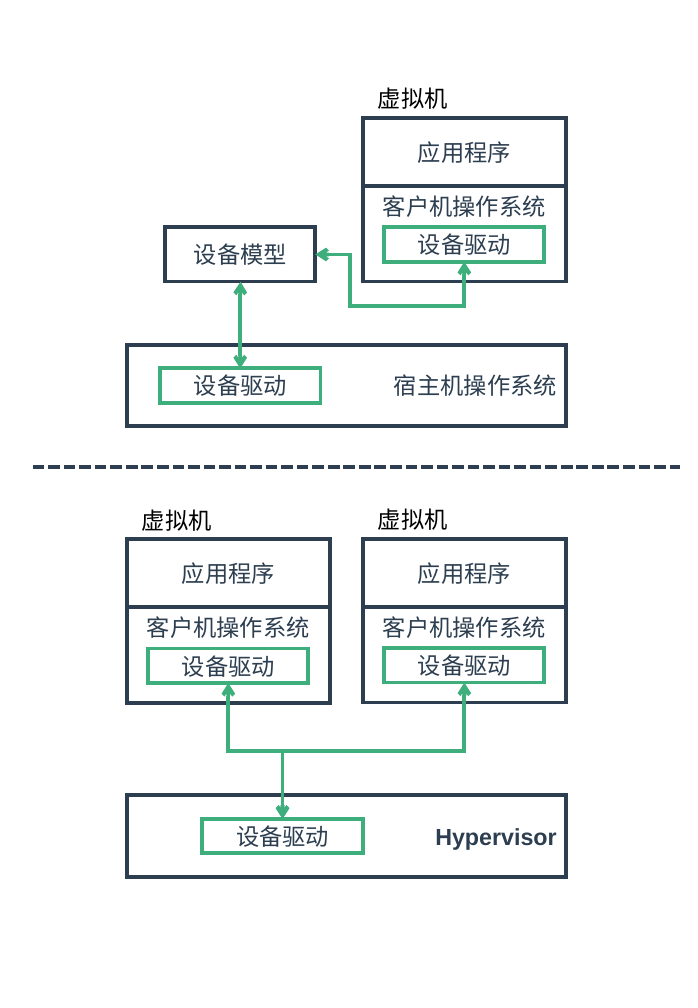
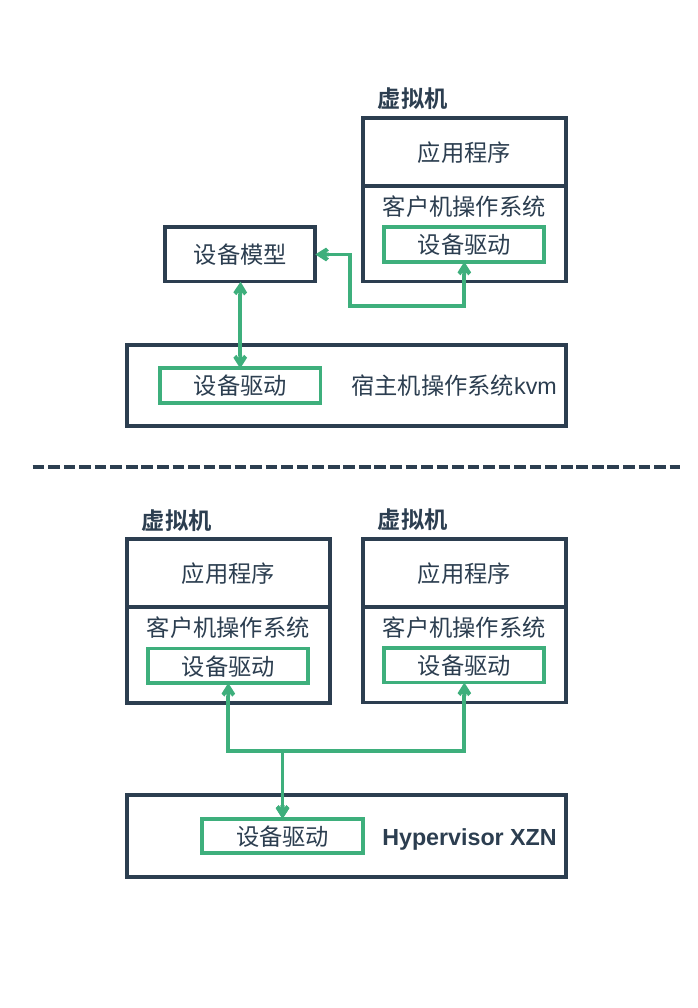
Before and after one commit to zaiqiang-dong/zaiqiang, a slide deck: slide 30 of picture/ppt/vitrualization/vitrualization.pptx (slide 18 before the commit). Drawn at 698x1008 pixels with LibreOffice and Linux fonts; fonts in the diff are those of the drawing. Boxes give left, top, right and bottom in pixels: in the first picture for what was removed or moved away, otherwise in the second. Text is boxed around its words. In the diff, an @@ line names an element or a change of style, - is before the commit and + after.

```diff
--- a/picture/ppt/vitrualization/vitrualization.pptx
+++ b/picture/ppt/vitrualization/vitrualization.pptx
@@ text in rectangle at box(351, 374, 556, 396): text changed @@
-宿主机操作系统
+宿主机操作系统kvm
@@ text colour #000000 to #2C3E50, bold on in 3 elements at box(378, 87, 448, 109), box(142, 509, 212, 531), box(378, 508, 448, 530) @@
@@ text in rectangle at box(382, 828, 556, 850): text changed @@
-Hypervisor
+Hypervisor XZN
```
Also in this commit, not shown: 8 other slides changed, 18 slides added, 5 slides removed, 7 other files.
